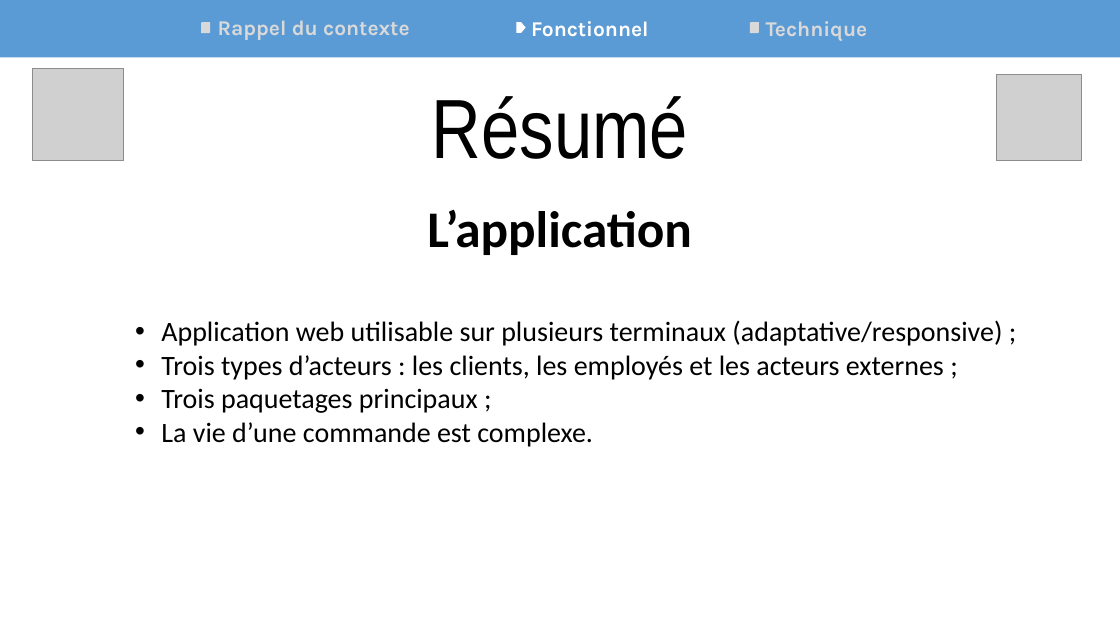
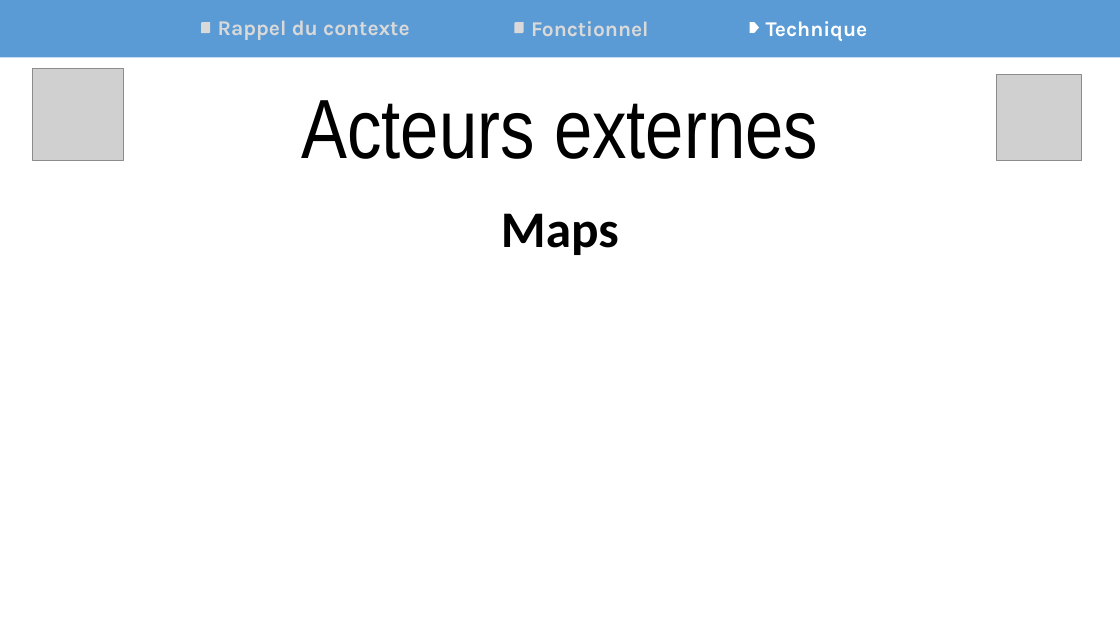
Before and after one commit to Synkied/OC_Projet-6, a slide deck: slide 8 of Projet6_OCPizza_Arguments.pptx. Drawn at 1120x630 pixels with LibreOffice and Linux fonts; fonts in the diff are those of the drawing; grey boxes stand for pictures. Boxes give left, top, right and bottom in pixels: in the first picture for what was removed or moved away, otherwise in the second. Text is boxed around its words. In the diff, an @@ line names an element or a change of style, - is before the commit and + after.

```diff
--- a/Projet6_OCPizza_Arguments.pptx
+++ b/Projet6_OCPizza_Arguments.pptx
@@ round diag rect: place and size @@
-round diag rect at (750,22,760,33)
+round diag rect at (514,22,523,33)
@@ text "Fonctionnel" at (531,21,649,36): text colour #FFFFFF to #D9D9D9 @@
@@ pentagon arrow: place and size @@
-pentagon arrow at (517,22,526,33)
+pentagon arrow at (749,22,759,33)
@@ text "Technique" at (766,21,868,41): text colour #D9D9D9 to #FFFFFF @@
@@ text added at (302,100,818,159), 72 pt, text #000000 @@
+Acteurs externes
@@ text removed at (432,96,688,159) @@
-Résumé
@@ title at (501,213,619,255): text changed @@
-L’application
+Maps
@@ text removed at (161,320,1002,447) @@
-• Application web utilisable sur plusieurs terminaux (adaptative/responsive) ;
-• Trois types d’acteurs : les clients, les employés et les acteurs externes ;
-• Trois paquetages principaux ;
-• La vie d’une commande est complexe.
```
Also in this commit, not shown: 4 other slides changed, 4 slides added, 6 slides removed, 49 other files.
